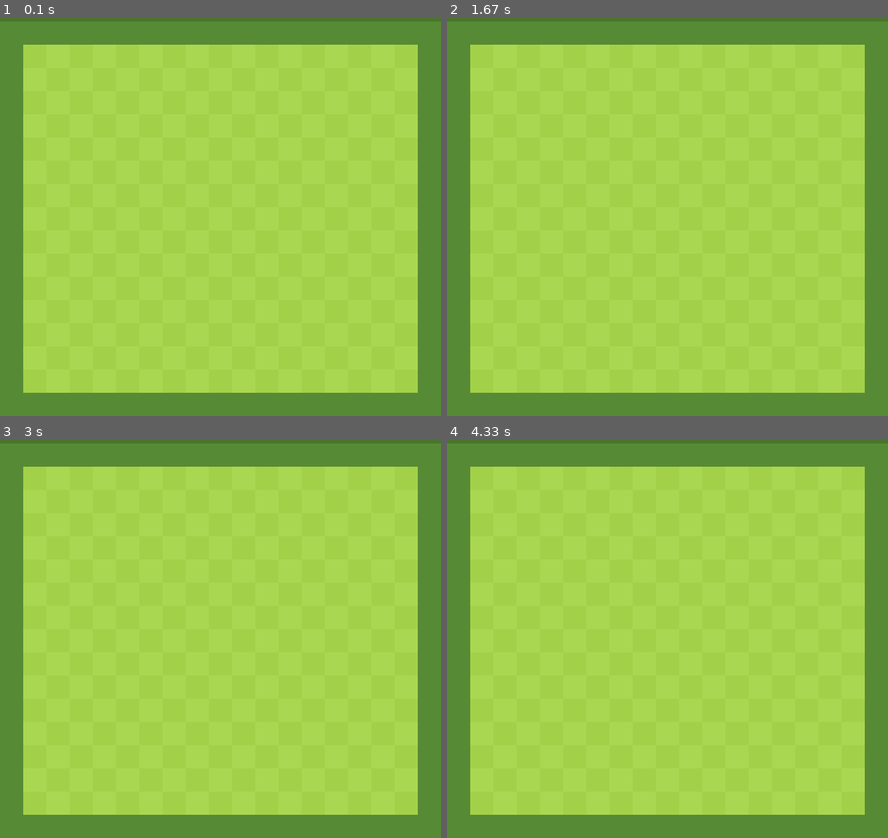
Above: before the commit, frames 1-4 (two rows, left to right).
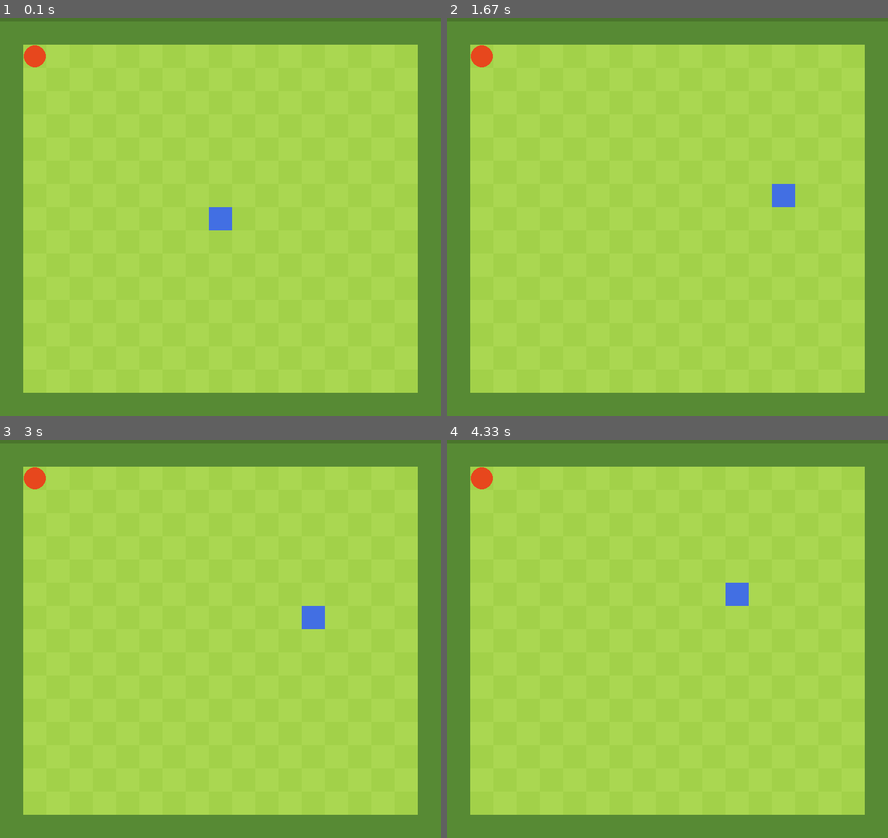
Above: after the commit, the same moments.

Repository: IEatSpaceRocks/snake
Game: pygame game, started from snake-pygame.py
Same seed, same stepped clock (60 frames per second), same inputs: the game is played once before the commit and once after it.
Inputs:
- Up to frame 1 (0.1 s): no input
- Up to frame 2 (1.67 s): hold S 0.33-0.8 s; hold Right 0.33-0.8 s; hold W from 1.33 s (still down)
- Up to frame 3 (3 s): release W at 1.8 s; hold Right 1.83-2.3 s; hold A 2.33-2.87 s; hold Down from 2.9 s (still down)
- Up to frame 4 (4.33 s): release Down at 3.2 s; hold A 3.23-3.63 s; hold Up 3.67-4.03 s; hold D from 4.07 s (still down)

The runs differ from the first frame. In frame 1, 0.5% of the frame differs, in the area x 5-53%, y 6-54%; in frame 2, 0.5%; in frame 3, 0.5%; in frame 4, 0.5%.

Commit message:
v0.2
Added basic movement system, and drawing of the snake and apple. Next to figure out is smoother movement.

Diff:
--- a/snake-pygame.py
+++ b/snake-pygame.py
@@ -8,12 +8,17 @@
     "GREEN1" : (170, 215, 81),
     "GREEN2" : (162, 209, 73),
     "GREEN3" : (87, 138, 52),
-    "GREEN4" : (74, 117, 44)
+    "GREEN4" : (74, 117, 44),
+    "RED" : (231, 71, 29),
+    "BLUE" : (66, 111, 227)
 }
 
 # Variables
 running = True
-
+apple = [1, 1]
+snake = [[9, 8]]
+count = 0
+facing = "down"
 
 # Initialize Pygame and set up the screen
 pygame.init()
@@ -33,6 +38,10 @@
         colour = "GREEN2" if (row + col) % 2 == 0 else "GREEN1"
         pygame.draw.rect(board, colours.get(colour), (col * 40, 120 + row * 40, 40, 40))
 
+def draw():
+    pygame.draw.circle(screen, colours.get("RED"), (40 + apple[0] * 40 - 20, 160 + apple[1] * 40 - 20), 19)
+    for part in snake:
+        pygame.draw.rect(screen, colours.get("BLUE"), (part[0] * 40, 120 + part[1] * 40, 40, 40))
 
 # MAIN LOOP
 
@@ -42,11 +51,36 @@
     for event in pygame.event.get():
         if event.type == pygame.QUIT:
             running = False
-        elif event.type == pygame.KEYDOWN and event.key == pygame.K_ESCAPE:
-            running = False
+        elif event.type == pygame.KEYDOWN:
+            if event.key == pygame.K_ESCAPE:
+                running = False
+            elif event.key == pygame.K_a or event.key == pygame.K_LEFT:
+                facing = "left"
+            elif event.key == pygame.K_d or event.key == pygame.K_RIGHT:
+                facing = "right"
+            elif event.key == pygame.K_w or event.key == pygame.K_UP:
+                facing = "up"
+            elif event.key == pygame.K_s or event.key == pygame.K_DOWN:
+                facing = "down"
+
+
+
+    count += 1
+
+    if count % 12 == 0:
+        if facing == "left":
+            snake[0][0] -= 1
+        elif facing == "right":
+            snake[0][0] += 1
+        elif facing == "up":
+            snake[0][1] -= 1
+        elif facing == "down":
+            snake[0][1] += 1
 
     # Add board to the screen
     screen.blit(board, (0, 0))
+
+    draw()
 
     # Update screen
     pygame.display.flip()
